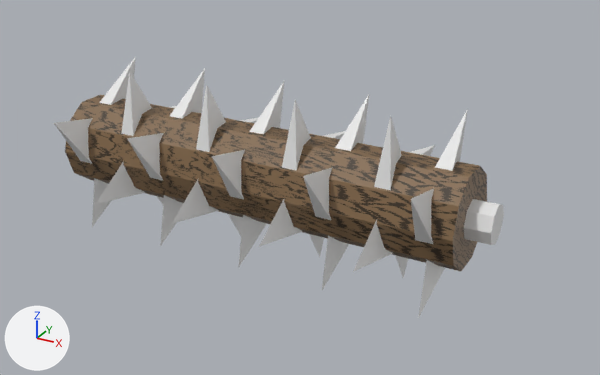
The Blender file Assets/Interactive Elements/trap/trap.blend, before and after one commit.
The view is the same before and after, from a camera (50 mm lens) standing at (4.2, -6.81, 3.35) and looking at (0.38, 0.14, -0.13). The lights are fixed; the arrows at lower left show +X, +Y and +Z. Objects named as collision shapes, trigger or cutter boxes, shadow casters or lower levels of detail are left out.
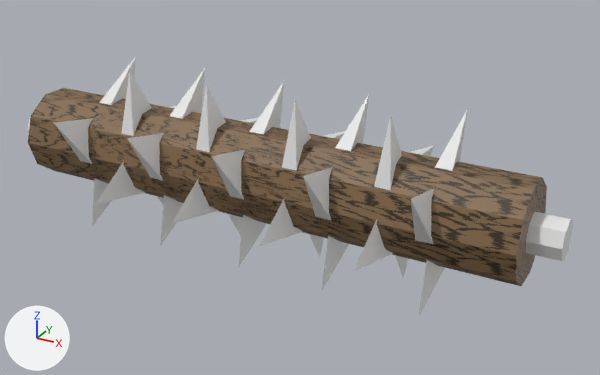
What changed in the scene script:
```text
Change ob_cylinder_inner:
    ob_cylinder_inner.scale: (1.0, 1.0, 1.0) -> (1.0, 1.0, 1.25)
```

Location of each change, (x1, y1, x2, y2) in pixels of the pictures (600 x 375 px):
'Cylinder.outer', rescaled (23% wider, 12% taller)
    before: (65, 95, 487, 271)
    after: (28, 88, 547, 286)
'Cylinder inner', rescaled
    before: (464, 199, 504, 245)
    after: (27, 117, 573, 261)
